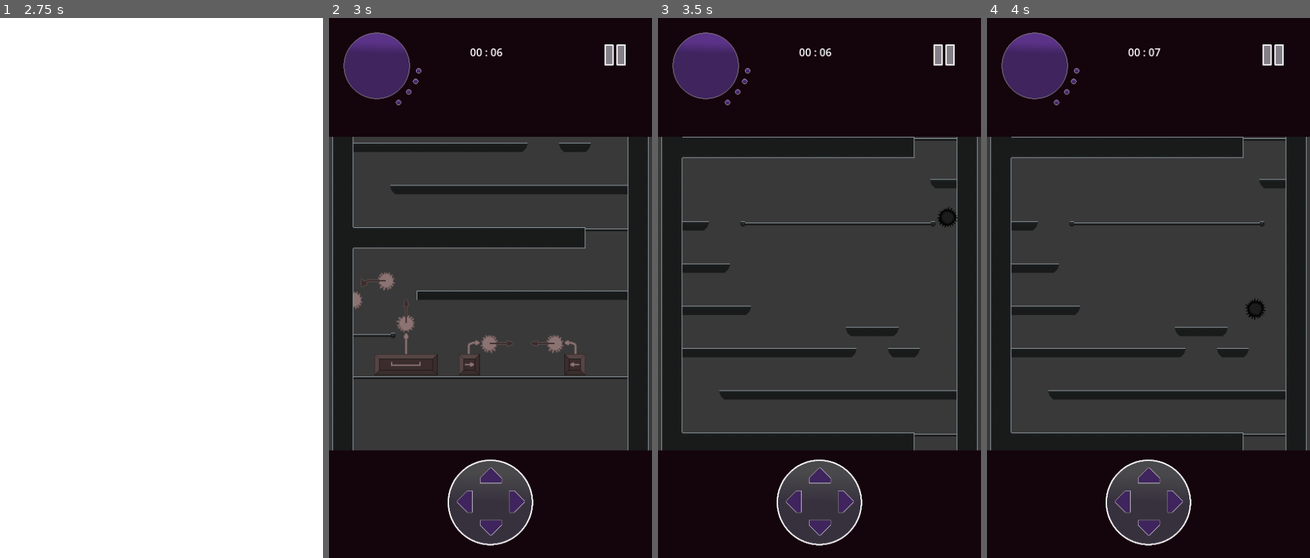
Above: before the commit, frames 1-4 (left to right).
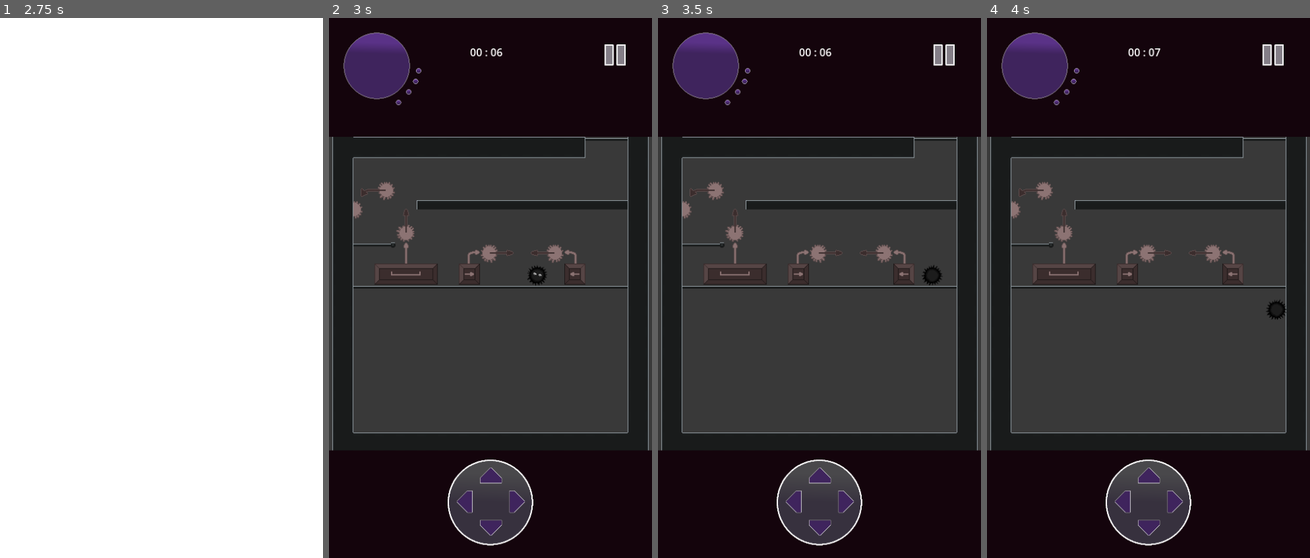
Above: after the commit, the same moments.

Repository: Arctia/42-GameJam
Game: Godot game, scene res://src/UI/title_screen.tscn
Two runs of this game, one before a commit and one after it. Both use one fixed random seed, a clock stepped at 60 frames per second and the inputs below.
Inputs:
- Up to frame 1 (2.75 s): click "START GAME" at 0.5 s; click "skip" at 1.25 s; click "skip" at 2 s
- Up to frame 2 (3 s): tap Enter at 2.75 s; hold Right (move_right) from 2.78 s (still down); hold Space (jump) from 2.78 s (still down)
- Up to frame 3 (3.5 s): keep holding Right (move_right); keep holding Space (jump)
- Up to frame 4 (4 s): keep holding Right (move_right); release Space (jump) at 3.53 s; tap Down (duck) at 3.6 s; tap Space (jump) at 3.77, 3.8 s

Frame 1 is identical in both runs. In frame 2, 14% of the frame differs, in the area x 7-93%, y 22-81%; in frame 3, 6.8%; in frame 4, 6.8%.

Commit message:
ice and snow

Diff:
--- a/src/UI/game_screen.gd
+++ b/src/UI/game_screen.gd
@@ -15,7 +15,8 @@
 }
 
 func _ready():
-	_to_new_level(1)
+#	_to_new_level(1)
+	pass
 
 func _process(_dt):
 	HUD.get_lives(player.lives)
--- a/src/UI/game_screen.tscn
+++ b/src/UI/game_screen.tscn
@@ -47,7 +47,7 @@
 
 [node name="ash" parent="Game" instance=ExtResource("2_w1o6o")]
 unique_name_in_owner = true
-position = Vector2(319, -165)
+position = Vector2(292, 375)
 floor_max_angle = 0.349066
 floor_snap_length = 0.1
 
--- a/src/entities/ice.gd
+++ b/src/entities/ice.gd
@@ -1 +1,3 @@
 extends Area2D
+
+var jump_sfx = load()
--- a/src/entities/ice.tscn
+++ b/src/entities/ice.tscn
@@ -50,7 +50,7 @@
 
 [node name="Sprite2D" type="AnimatedSprite2D" parent="."]
 sprite_frames = SubResource("SpriteFrames_mqyxl")
-frame_progress = 0.836535
+frame_progress = 0.135191
 
 [node name="CollisionShape2D" type="CollisionShape2D" parent="."]
 position = Vector2(0, -13.5)
Binary file changed: assets/tileset/background_00.png
